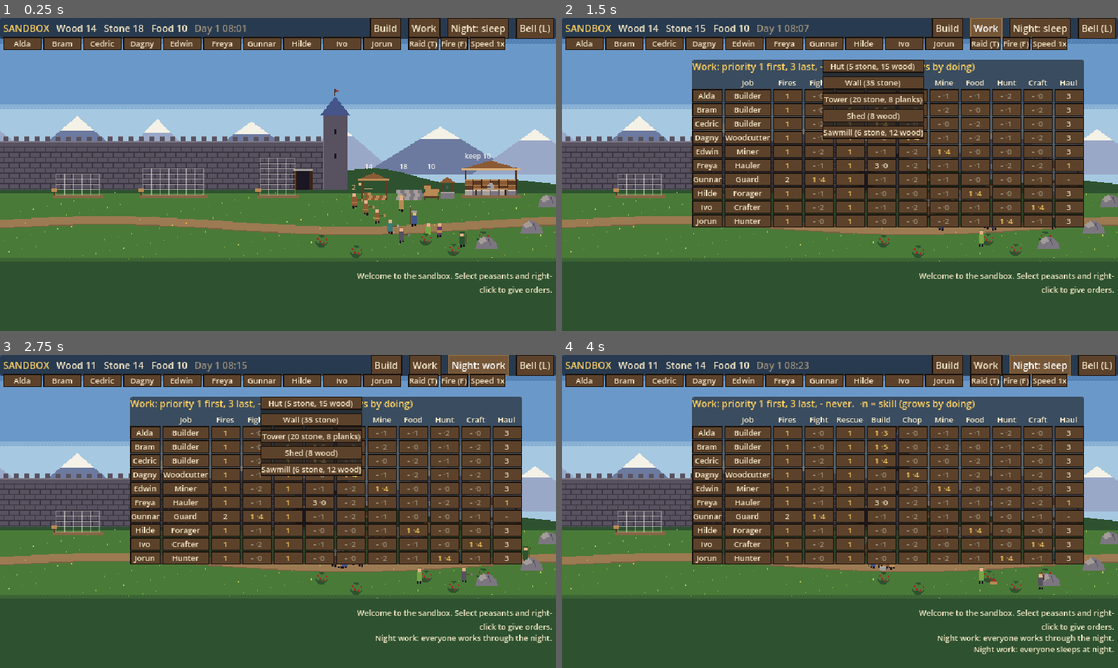
Above: before the commit, frames 1-4 (two rows, left to right).
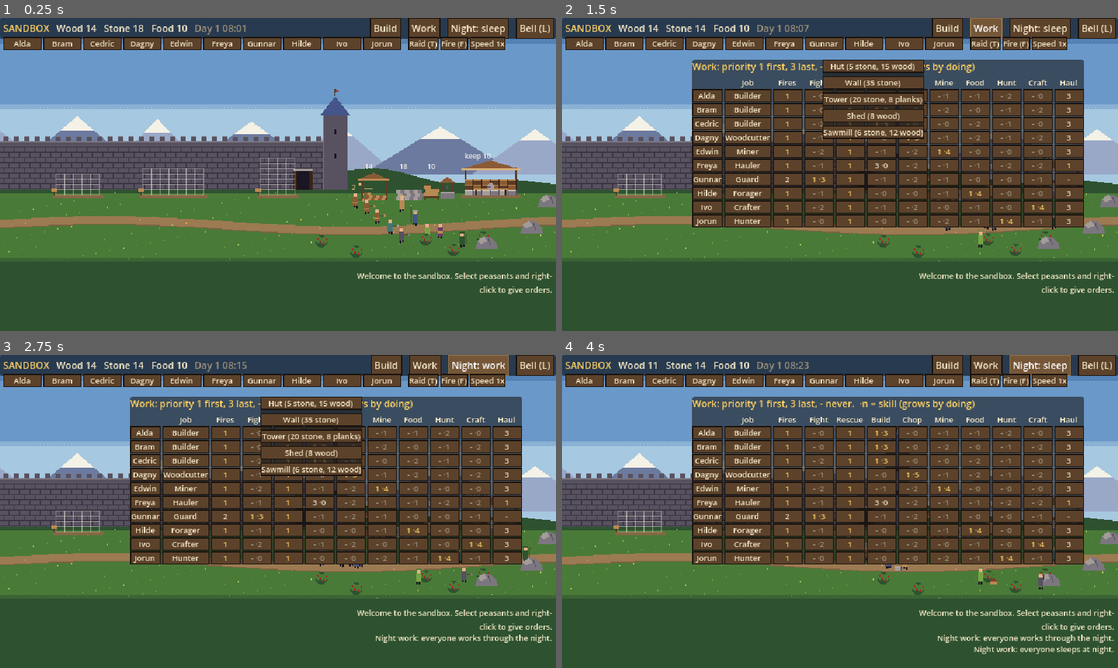
Above: after the commit, the same moments.

Repository: henrikmoepe-del/basebygger
Game: Godot game, scene res://sandbox/sandbox.tscn
Two runs of this game, one before a commit and one after it. Both use one fixed random seed, a clock stepped at 60 frames per second and the inputs below. This scene is started directly instead of the project's main scene.
Inputs:
- Up to frame 1 (0.25 s): no input
- Up to frame 2 (1.5 s): click "Build" at 0.5 s; click "Work" at 1.25 s
- Up to frame 3 (2.75 s): click "Night: sleep" at 2 s
- Up to frame 4 (4 s): click "Build" at 2.75 s; click "Night: work" at 3.5 s

The runs differ from the first frame. In frame 1, 0.1% of the frame differs, in the area x 63-80%, y 56-71%; in frame 2, 0.1%; in frame 3, 0.1%; in frame 4, 0.2%, in the area x 46-77%, y 28-74%.

Commit message:
Sandbox: traits, and peasants dozing on the job that a click wakes
Co-Authored-By: Claude Opus 5.5 <noreply@anthropic.com>
Claude-Session: https://claude.ai/code/session_01KRfBmN2ZEbarco8VY7eoa6

Diff:
--- a/sandbox/sandbox.gd
+++ b/sandbox/sandbox.gd
@@ -573,6 +573,9 @@
 				var rect := Rect2(_drag_from, at - _drag_from).abs()
 				if rect.size.length() < 4.0:
 					var p := peasant_at(at)
+					if p != null and p.dozing > 0.0:
+						# A click on someone dozing wakes them (and selects them).
+						p.wake()
 					if p != null and mb.shift_pressed and selected.has(p):
 						p.selected = false
 						selected.erase(p)
--- a/sandbox/sb_data.gd
+++ b/sandbox/sb_data.gd
@@ -108,6 +108,26 @@
 const RAID_EVERY := 2
 const RAID_BASE := 3
 
+## Traits, as in the main game (scripts/people_data.gd), without the mood
+## ones (the sandbox has no mood). "speed" scales walking, "work" all work,
+## "doze" how often they nod off on the job.
+const TRAITS := {
+	"quick": {"name": "Quick", "text": "walks 15% faster", "speed": 1.15},
+	"slow": {"name": "Slow", "text": "walks 15% slower", "speed": 0.85},
+	"diligent": {"name": "Hard-working", "text": "15% faster work", "work": 1.15, "doze": 0.3},
+	"lazy": {"name": "Lazy", "text": "15% slower work, dozes", "work": 0.85, "doze": 3.0},
+	"plain": {"name": "Plain", "text": "nothing special"},
+}
+
+## Dozing: by day, a peasant working while tired past DOZE_TIRED may nod off
+## where they stand (chance per second, times the trait's "doze"), for up to
+## DOZE_TIME. A click wakes them, with BOOST faster work for BOOST_TIME.
+const DOZE_TIRED := 45.0
+const DOZE_CHANCE := 0.006
+const DOZE_TIME := 25.0
+const BOOST := 1.25
+const BOOST_TIME := 20.0
+
 ## Beds in a finished Hut; the hurt get better faster in one.
 const HUT_BEDS := 2
 const HEAL := 0.15
--- a/sandbox/sb_hud.gd
+++ b/sandbox/sb_hud.gd
@@ -263,10 +263,10 @@
 func _make_card() -> void:
 	_card = PanelContainer.new()
 	_card.visible = false
-	_card.position = Vector2(4, 150)
+	_card.position = Vector2(4, 118)
 	_root.add_child(_card)
 	_card_body = Control.new()
-	_card_body.custom_minimum_size = Vector2(120, 92)
+	_card_body.custom_minimum_size = Vector2(136, 120)
 	_card_body.draw.connect(_draw_card)
 	_card.add_child(_card_body)
 
@@ -280,8 +280,9 @@
 	var font := ThemeDB.fallback_font
 	var c := _card_body
 	c.draw_string(font, Vector2(0, 9), "%s, %s" % [p.person_name, p.job_name()], HORIZONTAL_ALIGNMENT_LEFT, -1, 10, UiTheme.GOLD)
+	c.draw_string(font, Vector2(0, 19), "%s: %s" % [p.trait_name(), SbData.TRAITS[p.trait_key].text], HORIZONTAL_ALIGNMENT_LEFT, 136, 8, UiTheme.PARCHMENT_DIM)
 	var bars := [["Health", p.hp / p.max_hp, SbData.GRASS3], ["Fed", 1.0 - p.hunger / 100.0, SbData.GOLD], ["Rested", 1.0 - p.tired / 100.0, SbData.SKY2]]
-	var y := 14.0
+	var y := 23.0
 	for bar in bars:
 		c.draw_string(font, Vector2(0, y + 7), bar[0], HORIZONTAL_ALIGNMENT_LEFT, -1, 8, UiTheme.PARCHMENT)
 		c.draw_rect(Rect2(40, y + 1, 78, 6), SbData.INK)
@@ -433,8 +434,10 @@
 		if p == null:
 			continue
 		var c := UiTheme.GOLD if p.selected else (UiTheme.BAD if p.downed else UiTheme.PARCHMENT)
+		b.tooltip_text = "%s, %s (%s): %s" % [p.person_name, p.job_name(), p.trait_name(), p.activity()]
+		if p.dozing > 0.0:
+			c = SbData.SKY3
 		b.add_theme_color_override("font_color", c)
-		b.tooltip_text = "%s, %s: %s" % [p.person_name, p.job_name(), p.activity()]
 	_update_rows()
 	_update_site()
 	_card.visible = world.selected.size() == 1
--- a/sandbox/sb_peasant.gd
+++ b/sandbox/sb_peasant.gd
@@ -28,6 +28,11 @@
 const DRAFT_ENGAGE := 45.0
 
 var person_name := ""
+## A key of SbData.TRAITS.
+var trait_key := "plain"
+## Dozing on the job (seconds left), and a short boost after being woken.
+var dozing := 0.0
+var _boost := 0.0
 var job := "builder"
 ## Work type -> priority (1 first, 3 last, 0 never).
 var prio := {}
@@ -90,6 +95,7 @@
 	for w in SbData.SKILLED:
 		skill[w] = randi_range(0, 2)
 		practice[w] = 0.0
+	trait_key = SbData.TRAITS.keys().pick_random()
 	hunger = randf_range(0.0, 45.0)
 	tired = randf_range(0.0, 50.0)
 	set_job(job_)
@@ -105,7 +111,24 @@
 	var pace := SbData.STARVED_PACE if hunger >= 100.0 or tired >= 100.0 else 1.0
 	if world.is_night():
 		pace *= SbData.NIGHT_PACE
+	if _boost > 0.0:
+		pace *= SbData.BOOST
+	pace *= SbData.TRAITS[trait_key].get("work", 1.0)
 	return (0.6 + 0.08 * float(skill.get(work, 5))) * pace
+
+
+func trait_name() -> String:
+	return SbData.TRAITS[trait_key].name
+
+
+## Woken by the player's click: a start, and a short burst of effort.
+func wake() -> void:
+	if dozing <= 0.0:
+		return
+	dozing = 0.0
+	_boost = SbData.BOOST_TIME
+	world.announce("%s wakes with a start and works all the harder." % person_name)
+	queue_redraw()
 
 
 ## " · hungry", " · tired" and so on, for the HUD.
@@ -255,6 +278,8 @@
 func activity() -> String:
 	if downed:
 		return "Down, hurt"
+	if dozing > 0.0:
+		return "Dozing on the job! (click to wake)"
 	if drafted and not task.get("forced", false):
 		return "Drafted: fighting a raider" if task.get("kind", "") == "fight" else "Drafted: holding"
 	var prefix := ("Drafted: " if drafted else "Ordered: ") if task.get("forced", false) else ""
@@ -322,6 +347,7 @@
 	_cool = maxf(_cool - delta, 0.0)
 	_hurt = maxf(_hurt - delta, 0.0)
 	_arrow = maxf(_arrow - delta, 0.0)
+	_boost = maxf(_boost - delta, 0.0)
 	_walking = false
 	_anim = ""
 	hunger = minf(hunger + 100.0 / SbData.HUNGER_TIME * delta, 100.0)
@@ -352,6 +378,17 @@
 		return
 	if order.is_empty() and not queue.is_empty() and task.get("kind", "") != "deliver":
 		_next_order()
+	if dozing > 0.0:
+		# Nodding off on the job: nothing gets done until it passes or a click wakes them.
+		dozing -= delta
+		if order.is_empty() and not drafted and not world.alarm and world.nearest_raider(position, FLEE_FROM) == null:
+			queue_redraw()
+			return
+		dozing = 0.0
+	elif _may_doze(delta):
+		dozing = SbData.DOZE_TIME
+		queue_redraw()
+		return
 	if not order.is_empty():
 		task = order
 	elif drafted:
@@ -420,6 +457,16 @@
 	elif tired >= SbData.TIRED_NEED or (_bedtime() and k != "firefight" and k != "rescue" and k != "fight"):
 		_end_task()
 		task = {"kind": "sleep"}
+
+
+## Working by day while tired, one may nod off (lazy ones more often).
+func _may_doze(delta: float) -> bool:
+	if not order.is_empty() or drafted or world.is_night() or tired < SbData.DOZE_TIRED:
+		return false
+	var k: String = task.get("kind", "")
+	if not (k in ["build", "chop", "mine", "forage", "craft"]) or carrying == "person":
+		return false
+	return randf() < SbData.DOZE_CHANCE * SbData.TRAITS[trait_key].get("doze", 1.0) * delta
 
 
 ## Night, and the Night work policy is off: time to sleep.
@@ -901,6 +948,10 @@
 	carrying = ""
 
 
+func _walk_mult() -> float:
+	return SbData.TRAITS[trait_key].get("speed", 1.0)
+
+
 func _at(p: Vector2) -> bool:
 	return position.distance_to(p) < 1.0
 
@@ -917,9 +968,9 @@
 	if absf(dx) > PATH_FROM:
 		var lane := float(hash(name) % 7) - 3.0
 		var vy := clampf((world.path_y(position.x) + lane - position.y) * 0.08, -0.8, 0.8)
-		position += Vector2(signf(dx), vy).normalized() * SPEED * pace * delta
+		position += Vector2(signf(dx), vy).normalized() * SPEED * pace * _walk_mult() * delta
 	else:
-		position = position.move_toward(p, SPEED * pace * delta)
+		position = position.move_toward(p, SPEED * pace * _walk_mult() * delta)
 	if absf(p.x - position.x) > 0.5:
 		scale.x = 1.0 if p.x > position.x else -1.0
 	return _at(p)
@@ -954,7 +1005,8 @@
 	if _anim != "" and _anim != "fill":
 		bob = -1.0 if int(t * 4.0) % 2 == 0 else 0.0
 	draw_rect(Rect2(-3, bob - 13, 6, 10), tunic)
-	draw_rect(Rect2(-2, bob - 17, 4, 4), SbData.SKIN1)
+	# The head droops while dozing.
+	draw_rect(Rect2(-2 + (1 if dozing > 0.0 else 0), bob - 17 + (2 if dozing > 0.0 else 0), 4, 4), SbData.SKIN1)
 	# Read the job from the silhouette: what they wear and hold.
 	match job:
 		"guard":
@@ -1021,6 +1073,14 @@
 	if _anim == "throw":
 		draw_rect(Rect2(6, bob - 14, 3, 2), SbData.SKY3)
 		draw_rect(Rect2(9, bob - 12, 2, 2), SbData.SKY2)
+	if dozing > 0.0:
+		var zt := fmod(Time.get_ticks_msec() / 1000.0, 2.0)
+		draw_rect(Rect2(4 + zt * 2.0, bob - 22 - zt * 4.0, 3, 1), SbData.WHITE)
+		draw_rect(Rect2(5 + zt * 2.0, bob - 21 - zt * 4.0, 1, 1), SbData.WHITE)
+		draw_rect(Rect2(4 + zt * 2.0, bob - 20 - zt * 4.0, 3, 1), SbData.WHITE)
+	if _boost > 0.0 and int(Time.get_ticks_msec() / 200) % 3 == 0:
+		draw_rect(Rect2(-5, bob - 15, 1, 1), SbData.GOLD)
+		draw_rect(Rect2(5, bob - 10, 1, 1), SbData.GOLD)
 	_draw_marks(bob - 24.0)
 	if _arrow > 0.0:
 		# The arrow in flight, drawn from the bow towards the target.
--- a/sandbox/tests/shots.gd
+++ b/sandbox/tests/shots.gd
@@ -38,6 +38,8 @@
 	"bell": {"steps": [[2.0, "bell"], [8.0, "shot"]]},
 	# Raiders with torches: one sets the Hut alight on the way in.
 	"torch": {"steps": [[0.5, "torch"], [13.0, "shot"]]},
+	# Someone dozing on the job, and the card showing their trait.
+	"doze": {"steps": [[2.0, "doze"], [1.0, "shot"]]},
 	# The hunter in the wood, aiming at a deer.
 	"hunt": {"steps": [[0.5, "hunt"], [5.5, "shot"], [3.0, "shot"]]},
 	"box": {"steps": [[2.0, "box"], [0.1, "goto"], [0.4, "shot"]]},
@@ -169,6 +171,13 @@
 			hut.finish_now()
 			w.start_raid(4)
 			w.camera.position = Vector2(-150, -20)
+		"doze":
+			var p: Node2D = w.peasants[1]
+			p.trait_key = "lazy"
+			p.dozing = 30.0
+			w.select([w.peasants[1]])
+			w.camera.position = Vector2(p.position.x, -20)
+			w.camera.zoom = Vector2(2, 2)
 		"hunt":
 			w.camera.position = Vector2(480, -20)
 			w.camera.zoom = Vector2(2, 2)
--- a/sandbox/tests/test_sandbox.gd
+++ b/sandbox/tests/test_sandbox.gd
@@ -263,6 +263,17 @@
 	_check(lit, "raiders set a building on fire as they pass")
 	await _wait(200.0, func(): return not w.raid_on and w.fires.is_empty())
 
+	# 16. Dozing: a dozing peasant stops; a click wakes them with a boost.
+	var napper: Node2D = w.peasants.filter(func(p): return p.job == "builder" and not p.downed)[0]
+	napper.dozing = 20.0
+	var spot: Vector2 = napper.position
+	await _wait(3.0)
+	_check(napper.position.distance_to(spot) < 0.5, "a dozing peasant does nothing")
+	w.select([])
+	napper.wake()
+	_check(napper.dozing <= 0.0 and napper._boost > 0.0, "a click wakes them, with a burst of effort")
+	_check(napper.skill_mult("build") > 0.0, "traits and boosts keep work going")
+
 	_check(_off_band == 0, "nobody leaves the ground band (%d frames off it)" % _off_band)
 	print("ALL PASSED" if _fails == 0 else "%d FAILED" % _fails)
 	quit(1 if _fails > 0 else 0)
Binary file added: sandbox/shots/doze.png
Not shown, changed: sandbox/README.md
Not shown, added: sandbox/tests/run_tests.sh
